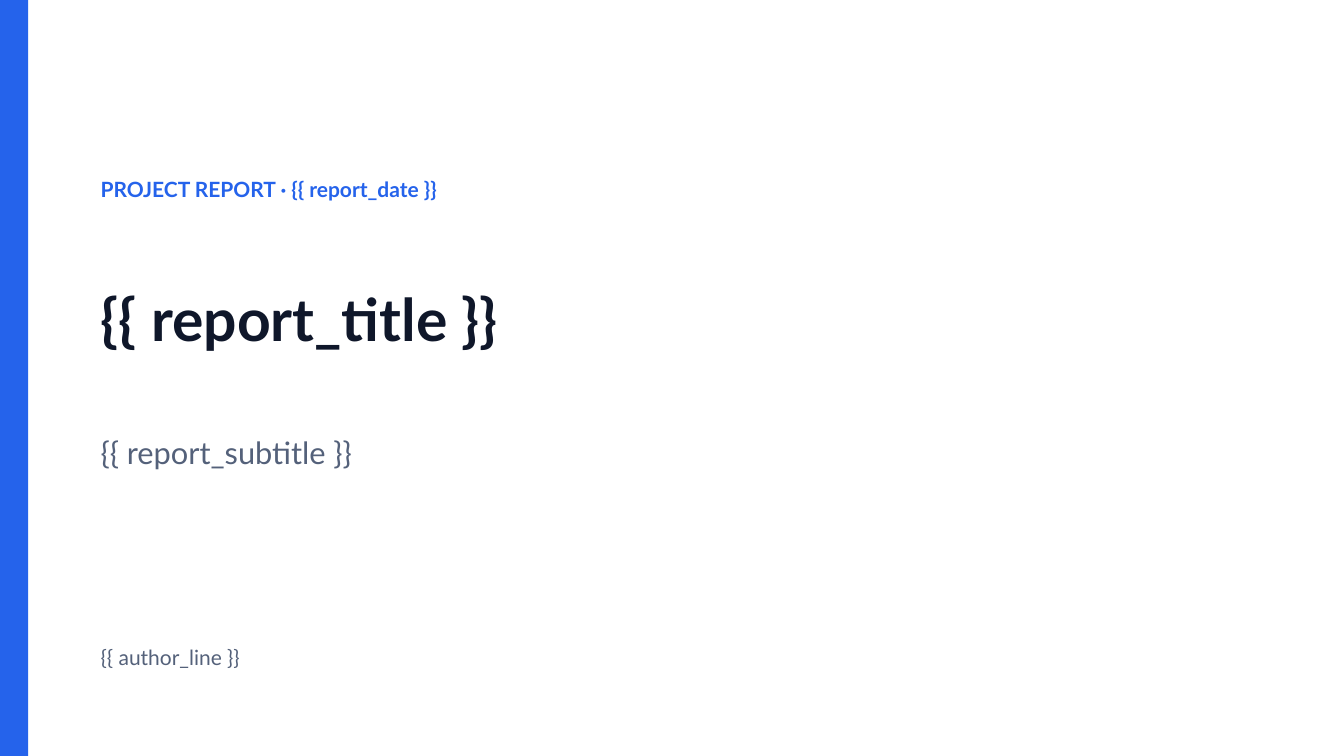
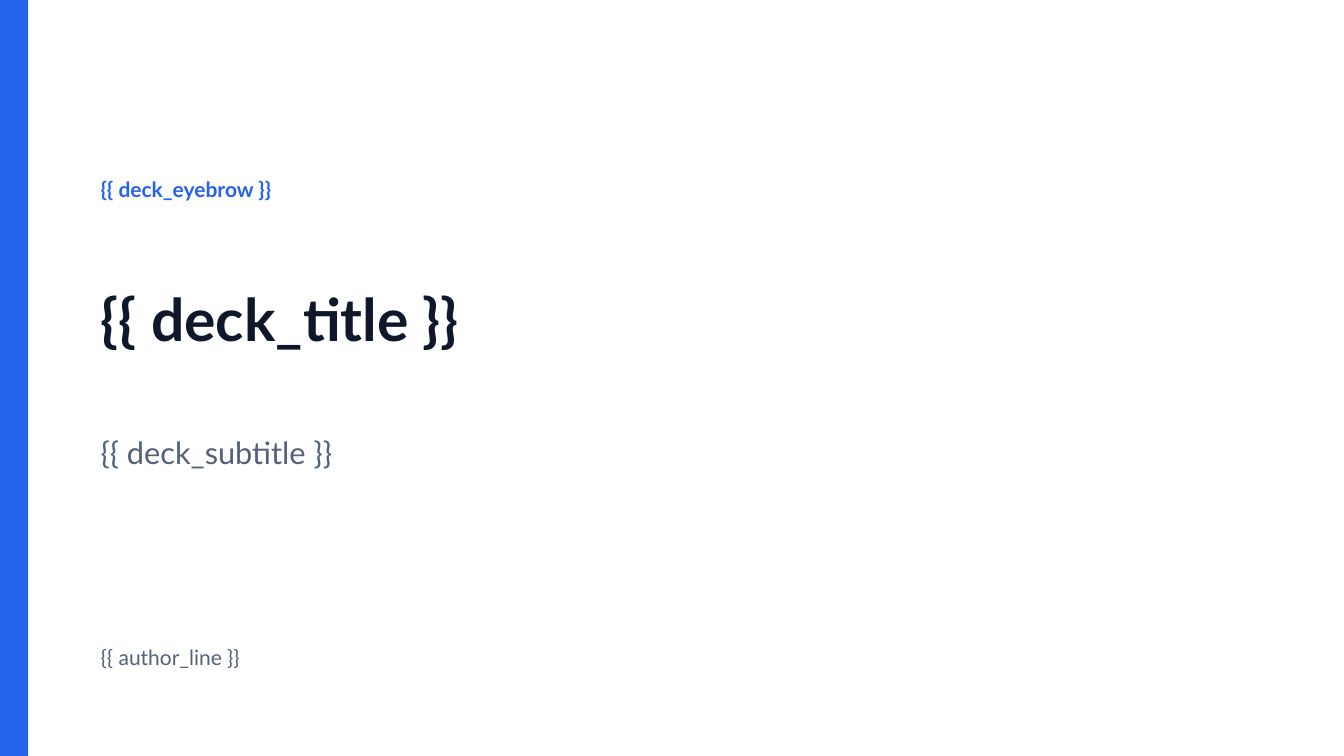
Before and after one commit to DolfusNegunda/doc_skills, a slide deck: slide 1 of building-document-templates/registry/_builtin/report_out/template.pptx. Drawn at 1344x756 pixels with LibreOffice and Linux fonts; fonts in the diff are those of the drawing. Boxes give left, top, right and bottom in pixels: in the first picture for what was removed or moved away, otherwise in the second. Text is boxed around its words. In the diff, an @@ line names an element or a change of style, - is before the commit and + after.

```diff
--- a/building-document-templates/registry/_builtin/report_out/template.pptx
+++ b/building-document-templates/registry/_builtin/report_out/template.pptx
@@ text at (119,181,254,201): text changed @@
-PROJECT REPORT · {{ report_date }}
+{{ deck_eyebrow }}
@@ title at (151,297,409,350): text changed @@
-{{ report_title }}
+{{ deck_title }}
@@ text at (127,441,306,469): text changed @@
-{{ report_subtitle }}
+{{ deck_subtitle }}
```
Also in this commit, not shown: 3 other slides changed, 10 slides added, 3 slides removed, 13 other files.
